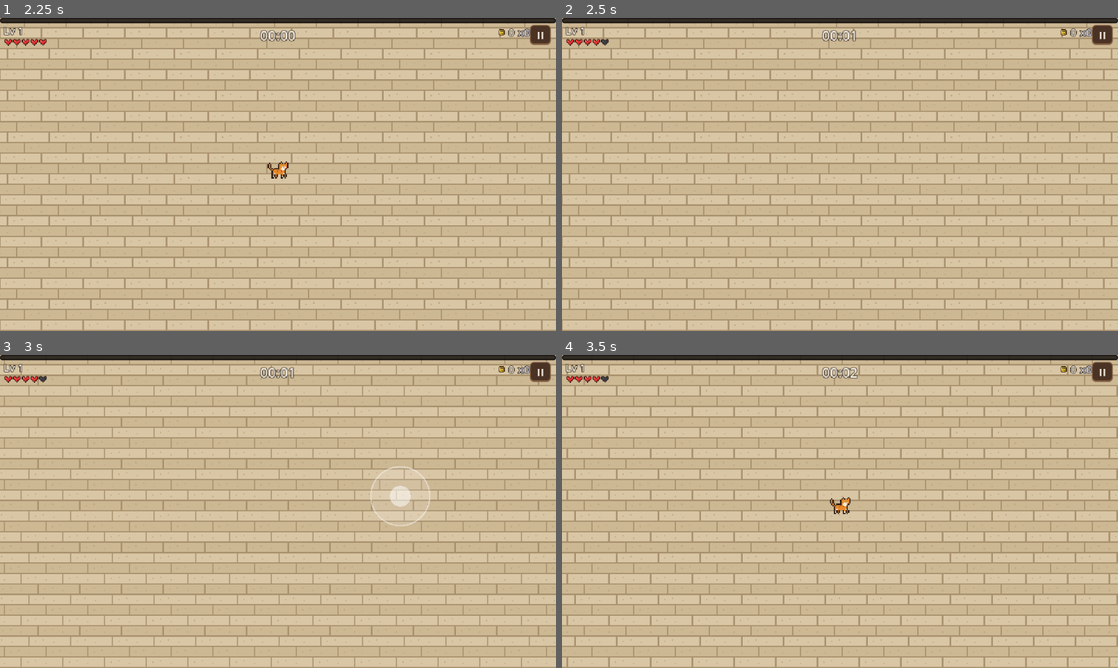
Above: before the commit, frames 1-4 (two rows, left to right).
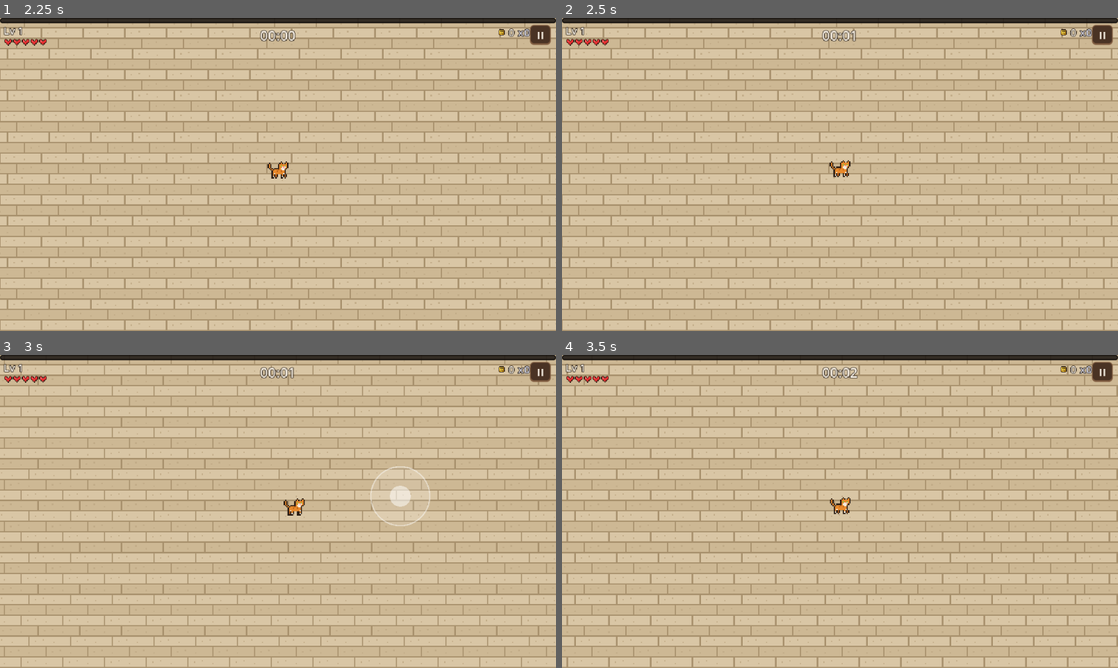
Above: after the commit, the same moments.

Repository: Mohamed-Badr-Saad/WhiskerPanic
Game: Godot game, scene res://scenes/ui/main_menu.tscn
The game is run twice, just before and just after one commit, with the same random seed, the same clock (stepped at 60 frames per second) and the same inputs.
Inputs (mouse positions are in pixels of both pictures, inside the frame that each line leads up to):
- Up to frame 1 (2.25 s): click "Play" at 0.5 s; click "II" at 1.25 s; click "Resume" at 2 s
- Up to frame 2 (2.5 s): no input
- Up to frame 3 (3 s): tap Enter at 2.75 s; move the mouse to (400, 495) at 2.77 s; hold D (move_right) from 2.78 s (still down); tap 1 at 2.85 s; click (400, 495) at 2.92 s
- Up to frame 4 (3.5 s): keep holding D (move_right)

Frame 1 is identical in both runs. In frame 2, 0.1% of the frame differs, in the area x 7-52%, y 6-51%; in frame 3, 0.1%, in the area x 7-55%, y 6-52%; in frame 4, less than 0.1%.

Commit message:
some bug fixes

Diff:
--- a/project.godot
+++ b/project.godot
@@ -15,6 +15,10 @@
 run/main_scene="res://scenes/ui/main_menu.tscn"
 config/features=PackedStringArray("4.7", "GL Compatibility")
 config/icon="res://icon.svg"
+boot_splash/bg_color=Color(0.165, 0.118, 0.086, 1)
+boot_splash/image="res://assets/splash.png"
+boot_splash/fullsize=false
+boot_splash/use_filter=false
 
 [autoload]
 
--- a/scenes/enemies/mega_vac.gd
+++ b/scenes/enemies/mega_vac.gd
@@ -38,5 +38,5 @@
 		var minion: Enemy = ROBO_VAC.instantiate()
 		minion.max_hp *= 2.0
 		game.register_enemy(minion)
+		minion.position = global_position + Vector2.RIGHT.rotated(TAU * i / 3.0 + randf()) * 34.0
 		game.enemies.add_child(minion)
-		minion.global_position = global_position + Vector2.RIGHT.rotated(TAU * i / 3.0 + randf()) * 34.0
--- a/scenes/main/wave_spawner.gd
+++ b/scenes/main/wave_spawner.gd
@@ -84,8 +84,10 @@
 	var enemy: Enemy = scene.instantiate()
 	enemy.max_hp *= hp_multiplier(game.elapsed)  # before add_child: _ready() copies it into hp
 	game.register_enemy(enemy)
+	# Set the position BEFORE add_child (Enemies sits at 0,0 so local = world).
+	# Otherwise the enemy exists for a moment at (0, 0), where the cat starts, and hurts her.
+	enemy.position = pos
 	game.enemies.add_child(enemy)
-	enemy.global_position = pos
 	return enemy
 
 
--- a/scenes/weapons/hairball.gd
+++ b/scenes/weapons/hairball.gd
@@ -27,7 +27,7 @@
 		ball.damage = get_damage(DAMAGE)
 		ball.pierce = int(stat(PIERCE))
 		ball.velocity = dir * SPEED
+		ball.position = player.global_position  # before add_child (Projectiles sits at 0,0)
 		projectile_parent().add_child(ball)
-		ball.global_position = player.global_position
 	Audio.play("shoot")
 	return true
--- a/scenes/weapons/laser_pointer.gd
+++ b/scenes/weapons/laser_pointer.gd
@@ -21,8 +21,8 @@
 		var beam: HitBox = BEAM.instantiate()
 		beam.damage = get_damage(DAMAGE)
 		beam.rotation = player.global_position.direction_to(target.global_position).angle()
+		beam.position = player.global_position  # before add_child (Projectiles sits at 0,0)
 		projectile_parent().add_child(beam)
-		beam.global_position = player.global_position
 		fired = true
 	if fired:
 		Audio.play("laser")
Binary file added: assets/splash.png
Not shown, added: assets/splash.png.import
Not shown, added: export_presets.cfg
